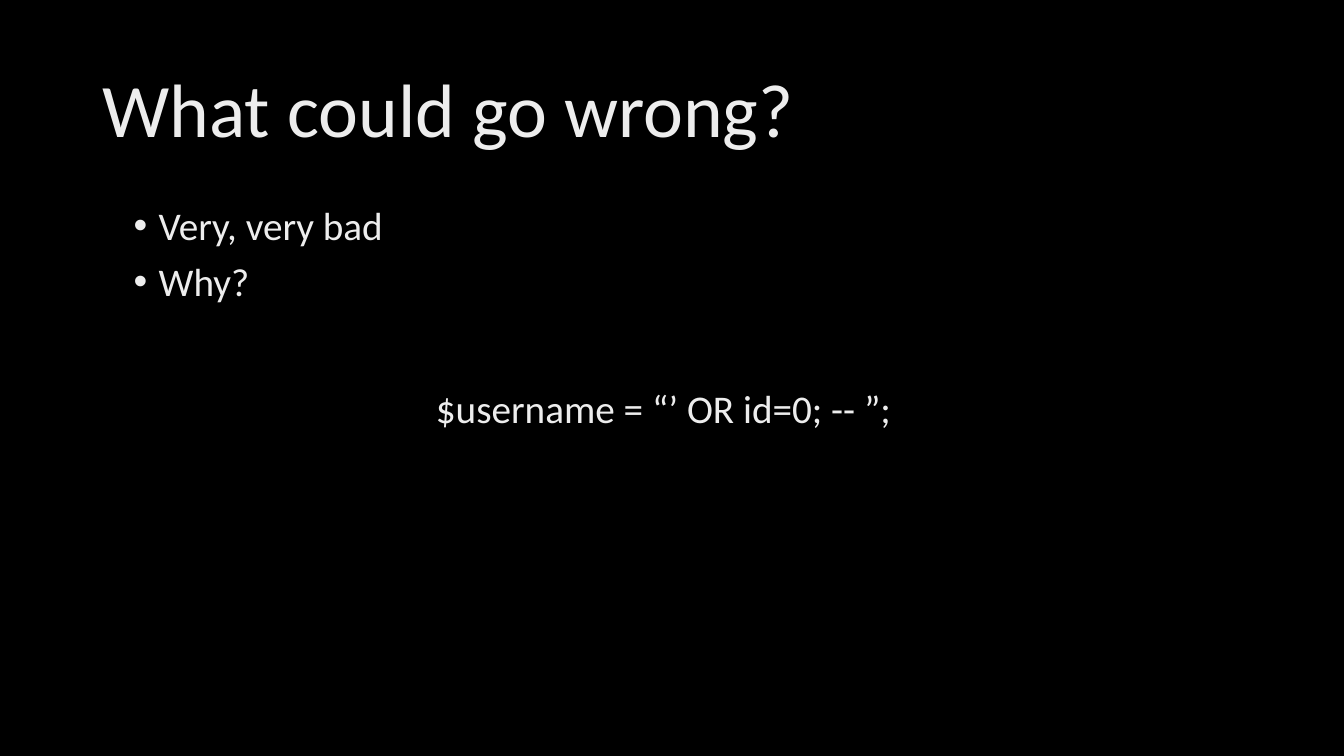
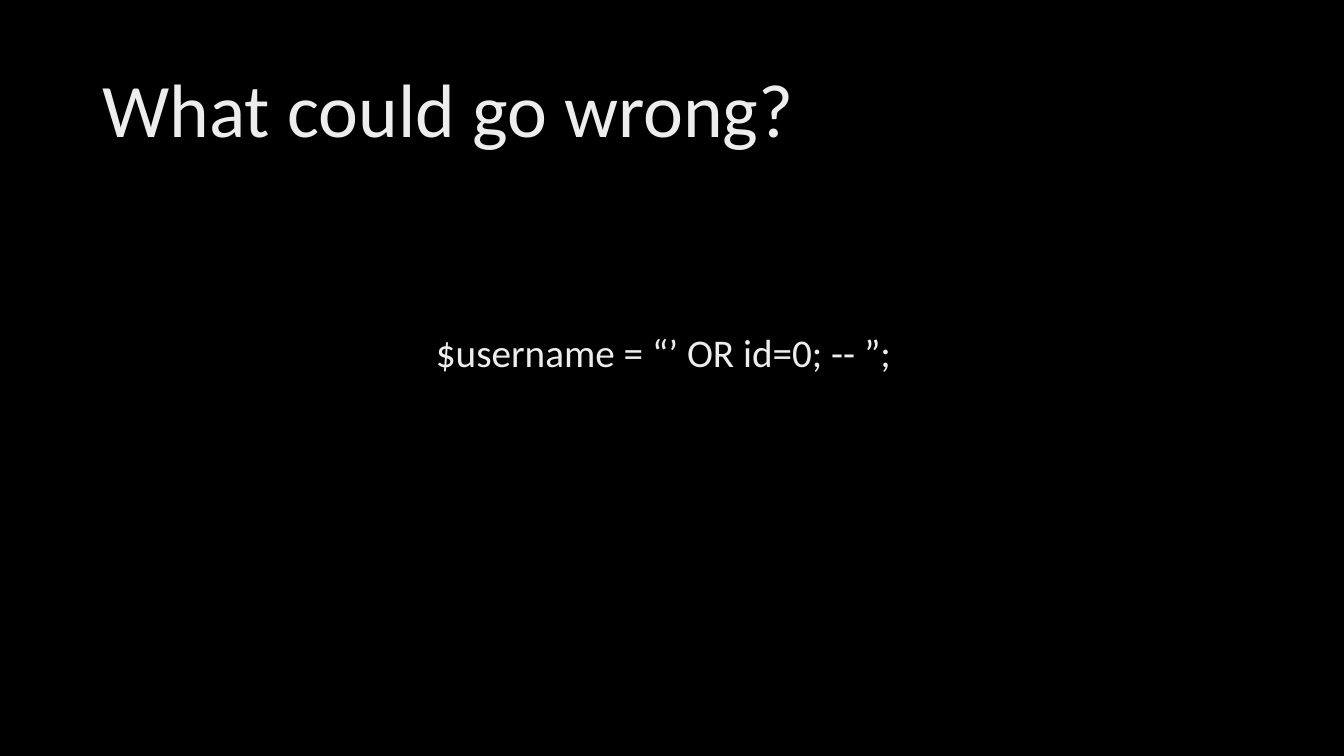
Before and after one commit to mserrano/talks, a slide deck: slide 25 of crashcourse-websec/slides.pptx (slide 24 before the commit). Drawn at 1344x756 pixels with LibreOffice and Linux fonts; fonts in the diff are those of the drawing; background and template pictures are left out. Boxes give left, top, right and bottom in pixels: in the first picture for what was removed or moved away, otherwise in the second. Text is boxed around its words. In the diff, an @@ line names an element or a change of style, - is before the commit and + after.

```diff
--- a/crashcourse-websec/slides.pptx
+++ b/crashcourse-websec/slides.pptx
@@ text at [436, 339, 822, 372]: text changed @@
-• Very, very bad
-• Why?
-  $username = “’ OR id=0; -- ”;
+$username = “’ OR id=0; -- ”;
```
Also in this commit, not shown: 3 other slides changed, 2 slides added, 1 slide removed.
